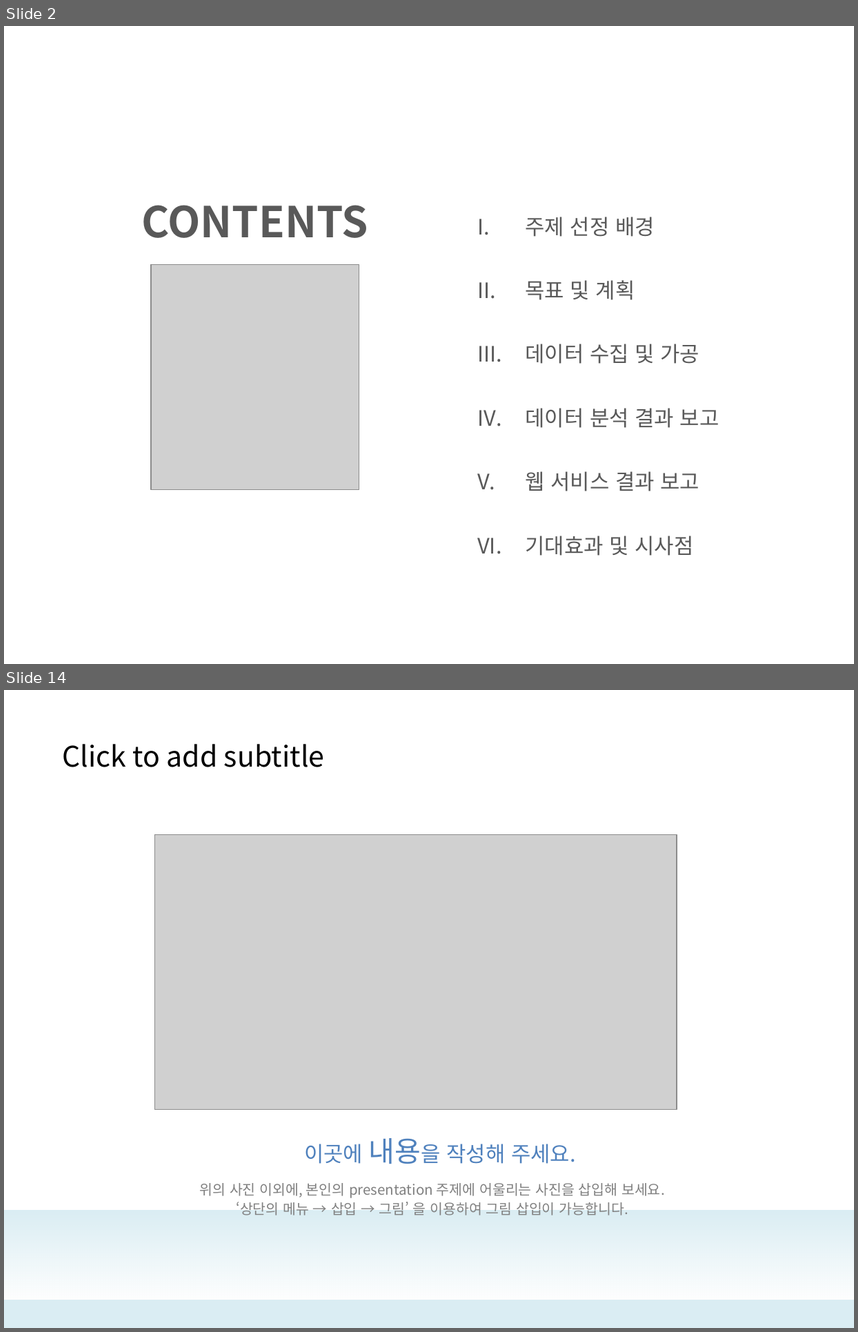
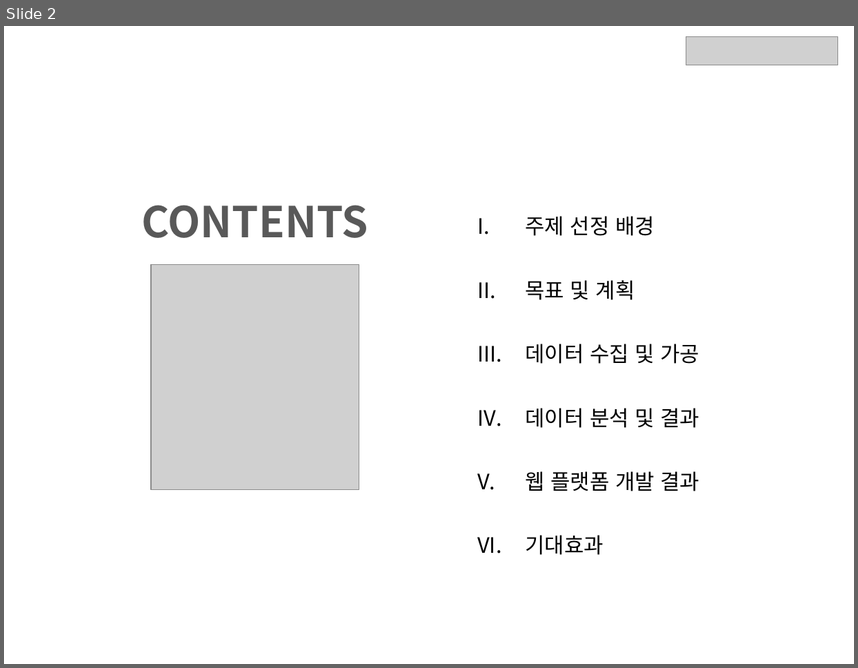
Before and after one commit to chongs02/final_project, a slide deck: DataScience/Documents/결과보고서.pptx. Shown one above the other, each under a label of ours: slides 2 and 14 before the commit, slide 2 after it; the slides between them are not shown. The pictures are 858x1332 and 858x668 pixels, drawn with LibreOffice and Linux fonts; fonts in the diff are those of the drawing; grey boxes stand for pictures. Boxes give left, top, right and bottom in pixels: in the first picture for what was removed or moved away, otherwise in the second. Text is boxed around its words. In the diff, an @@ line names an element or a change of style, - is before the commit and + after.

```diff
--- a/DataScience/Documents/결과보고서.pptx
+++ b/DataScience/Documents/결과보고서.pptx
@@ slide 14 removed at <box>4,690,854,1328</box>, background #FFFFFF @@
@@ text removed at <box>63,744,324,767</box> @@
-Click to add subtitle
@@ picture removed at <box>154,834,677,1109</box> @@
@@ text removed at <box>304,1138,576,1163</box> @@
-이곳에 내용을 작성해 주세요.
@@ text removed at <box>200,1183,665,1215</box> @@
-위의 사진 이외에, 본인의 presentation 주제에 어울리는 사진을 삽입해 보세요.
-‘상단의 메뉴 → 삽입 → 그림’ 을 이용하여 그림 삽입이 가능합니다.
@@ rectangle removed at <box>4,1210,854,1328</box> @@
@@ rectangle removed at <box>4,1210,854,1299</box> @@
@@ slide 2 changed as well @@
@@ picture added at <box>686,37,838,65</box> @@
@@ text at <box>526,216,700,363</box>: text colour #595959 to #000000 in "주제 선정 배경", "목표 및 계획", "데이터 수집 및 가공" @@
@@ text at <box>526,408,700,555</box>: text changed; text colour #595959 to #000000 @@
-IV. 데이터 분석 결과 보고
-V. 웹 서비스 결과 보고
-VI. 기대효과 및 시사점
+IV. 데이터 분석 및 결과
+V. 웹 플랫폼 개발 결과
+VI. 기대효과
```
Also in this commit, not shown: 2 other slides changed, 9 slides added, 28 other slides removed, 15 other files.
